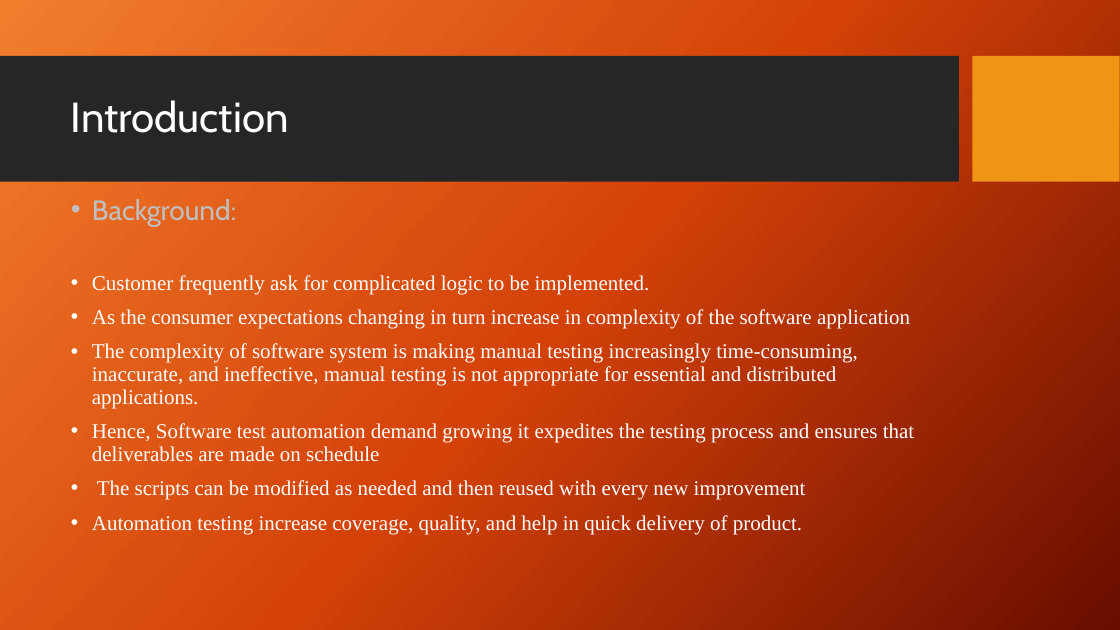
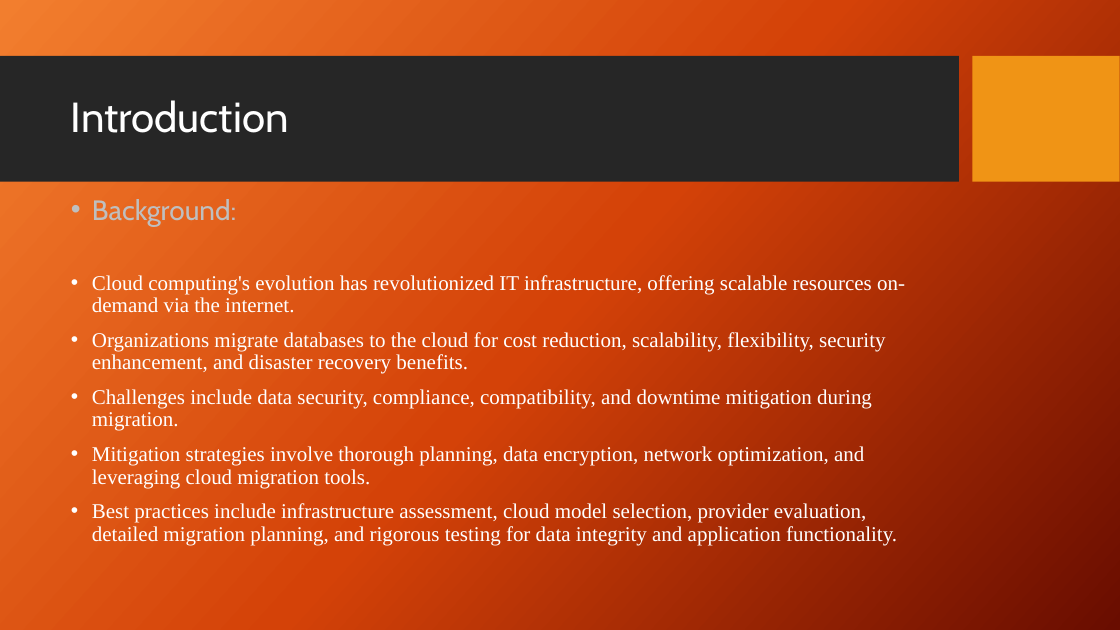
Before and after one commit to ShelkeAkshay-2022mt93331/dissertation, a slide deck: slide 3 of 7_Reports/3_Final_PPT/2022mt93331.pptx. Drawn at 1120x630 pixels with LibreOffice and Linux fonts; fonts in the diff are those of the drawing; background and template pictures are left out. Boxes give left, top, right and bottom in pixels: in the first picture for what was removed or moved away, otherwise in the second. Text is boxed around its words. In the diff, an @@ line names an element or a change of style, - is before the commit and + after.

```diff
--- a/7_Reports/3_Final_PPT/2022mt93331.pptx
+++ b/7_Reports/3_Final_PPT/2022mt93331.pptx
@@ text at [92, 275, 905, 545]: text changed @@
-• Customer frequently ask for complicated logic to be implemented.
-• As the consumer expectations changing in turn increase in complexity of the software application
-• The complexity of software system is making manual testing increasingly time-consuming, inaccurate, and ineffective, manual testing is not appropriate for essential and distributed applications.
-• Hence, Software test automation demand growing it expedites the testing process and ensures that deliverables are made on schedule
-• The scripts can be modified as needed and then reused with every new improvement
-• Automation testing increase coverage, quality, and help in quick delivery of product.
+• Cloud computing's evolution has revolutionized IT infrastructure, offering scalable resources on-demand via the internet.
+• Organizations migrate databases to the cloud for cost reduction, scalability, flexibility, security enhancement, and disaster recovery benefits.
+• Challenges include data security, compliance, compatibility, and downtime mitigation during migration.
+• Mitigation strategies involve thorough planning, data encryption, network optimization, and leveraging cloud migration tools.
+• Best practices include infrastructure assessment, cloud model selection, provider evaluation, detailed migration planning, and rigorous testing for data integrity and application functionality.
```
Also in this commit, not shown: 9 other slides changed, 6 slides added, 5 other files.
